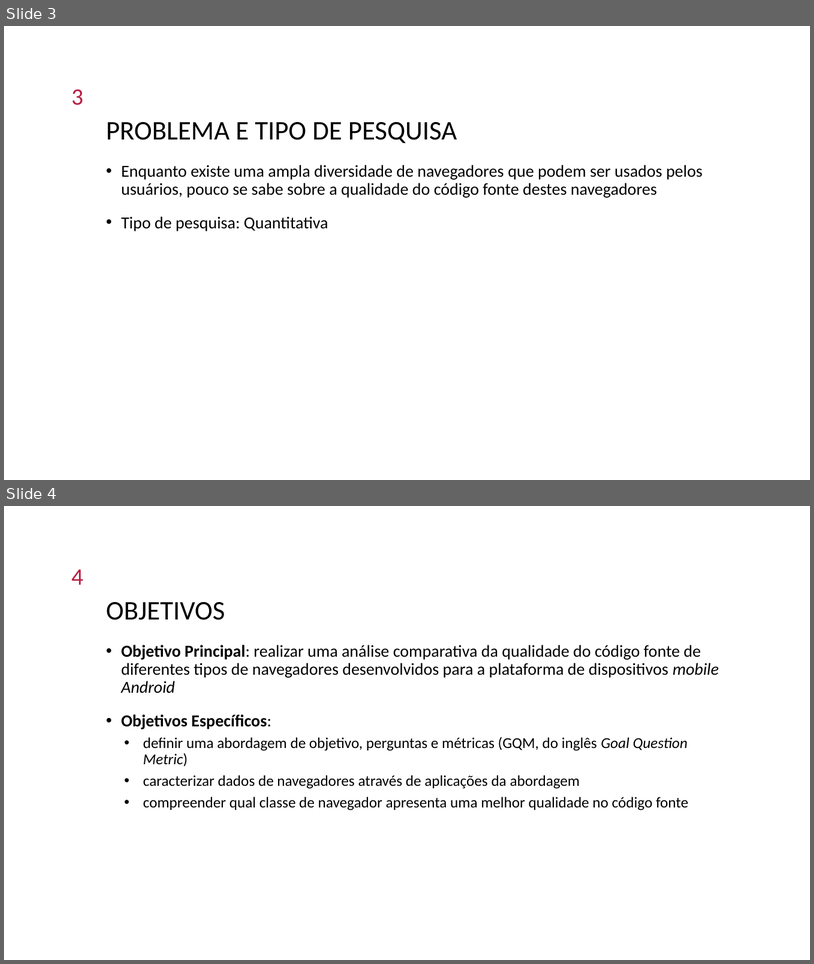
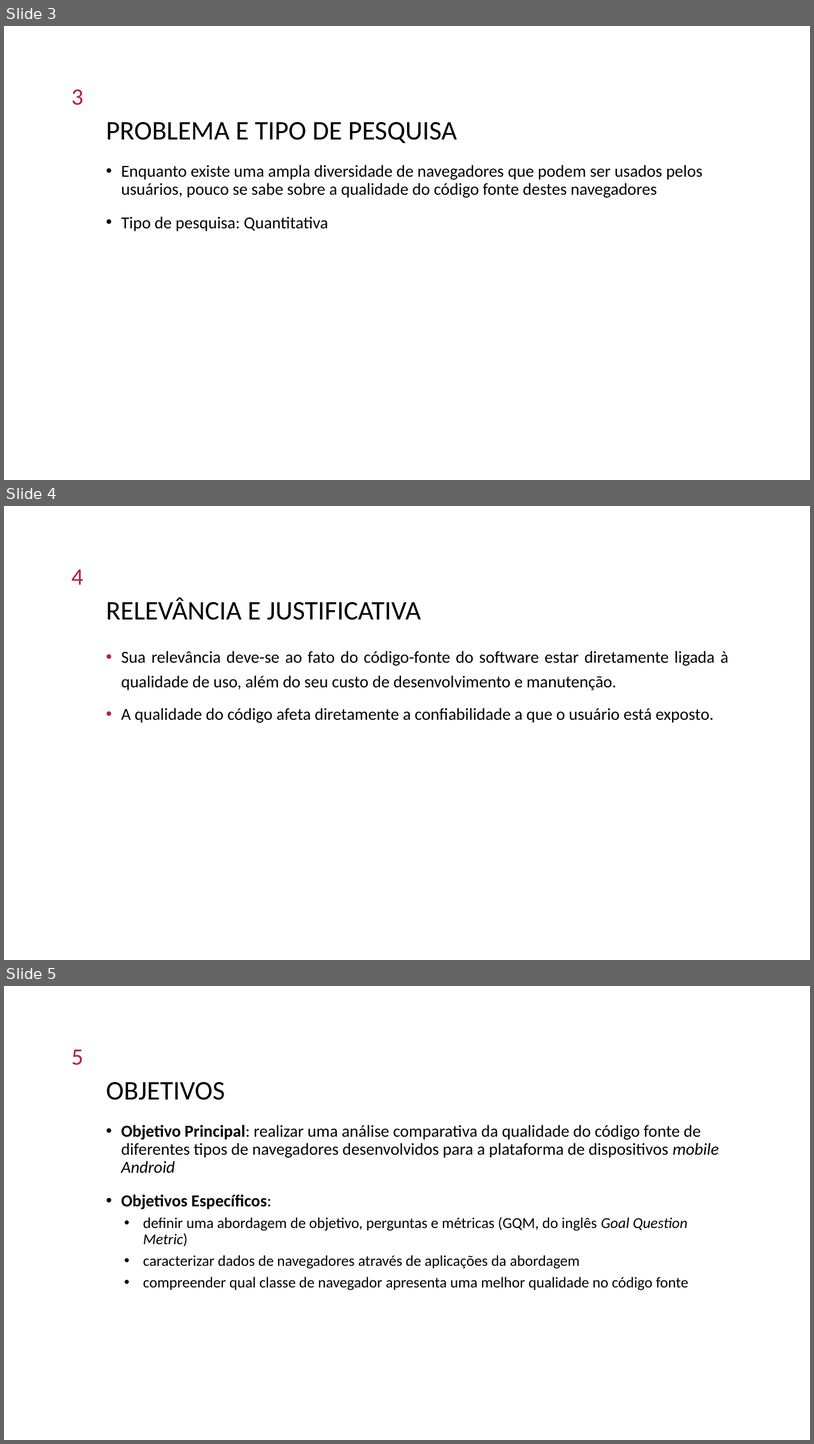
Before and after one commit to felipeaugustosm/TCC2, a slide deck: Apresentacao_TCC2.pptx. Shown one above the other, each under a label of ours: slides 3 and 4 before the commit, slides 3, 4 and 5 after it. The pictures are 814x964 and 814x1444 pixels, drawn with LibreOffice and Linux fonts; fonts in the diff are those of the drawing. Boxes give left, top, right and bottom in pixels: in the first picture for what was removed or moved away, otherwise in the second. Text is boxed around its words. In the diff, an @@ line names an element or a change of style, - is before the commit and + after.

Commit message:
update text

```diff
--- a/Apresentacao_TCC2.pptx
+++ b/Apresentacao_TCC2.pptx
@@ slide 4 added at [4,506,810,960], background #FFFFFF @@
@@ page number added at [71,569,83,585], 28 pt, text #B71E42 @@
+4
@@ title added at [106,597,421,620], 32 pt, text #000000 @@
+RELEVÂNCIA E JUSTIFICATIVA
@@ text added at [121,651,729,723], 20 pt, text #000000 @@
+• Sua relevância deve-se ao fato do código-fonte do software estar diretamente ligada à qualidade de uso, além do seu custo de desenvolvimento e manutenção.
+• A qualidade do código afeta diretamente a confiabilidade a que o usuário está exposto.
@@ what was slide 4 is now slide 5 @@
@@ page number at [71,1050,83,1065]: text changed @@
-4
+5
```
